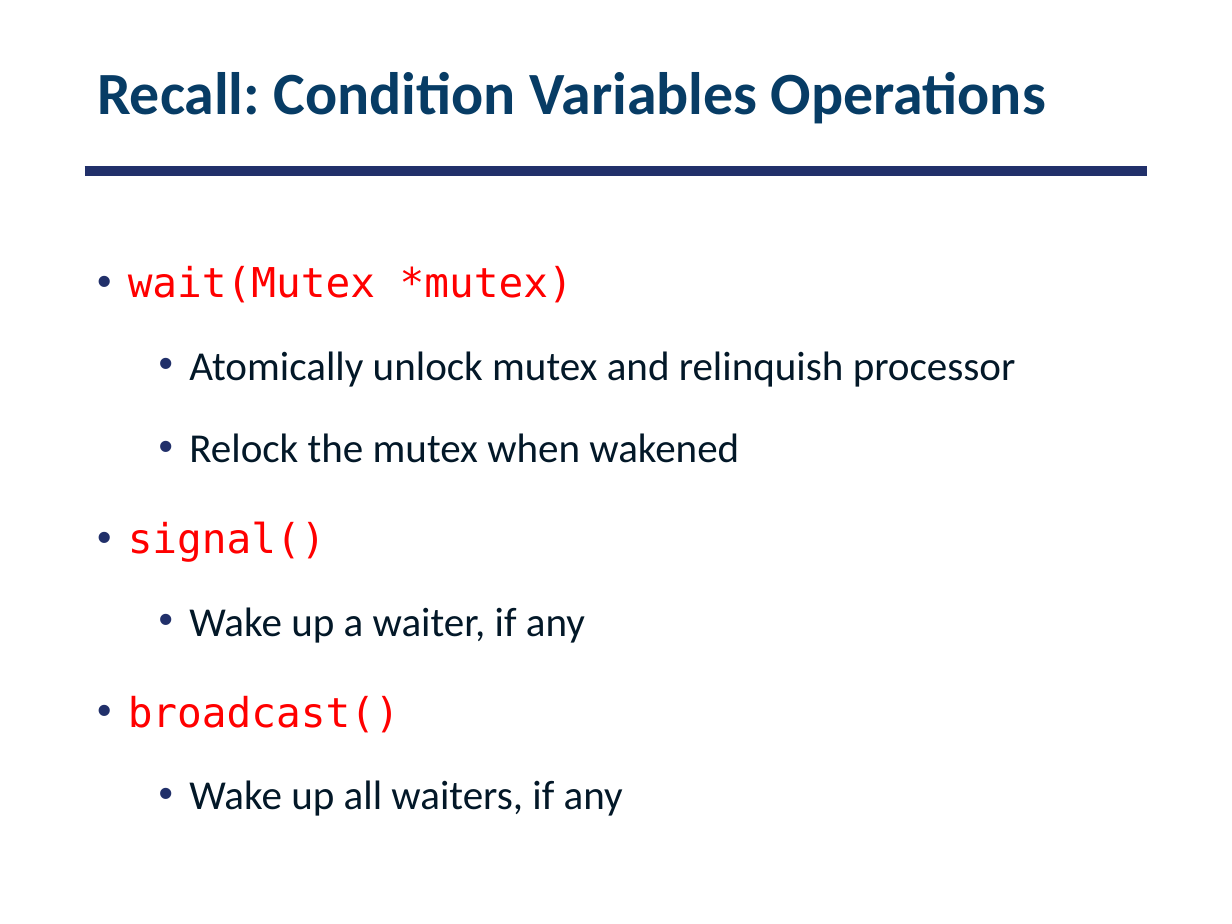
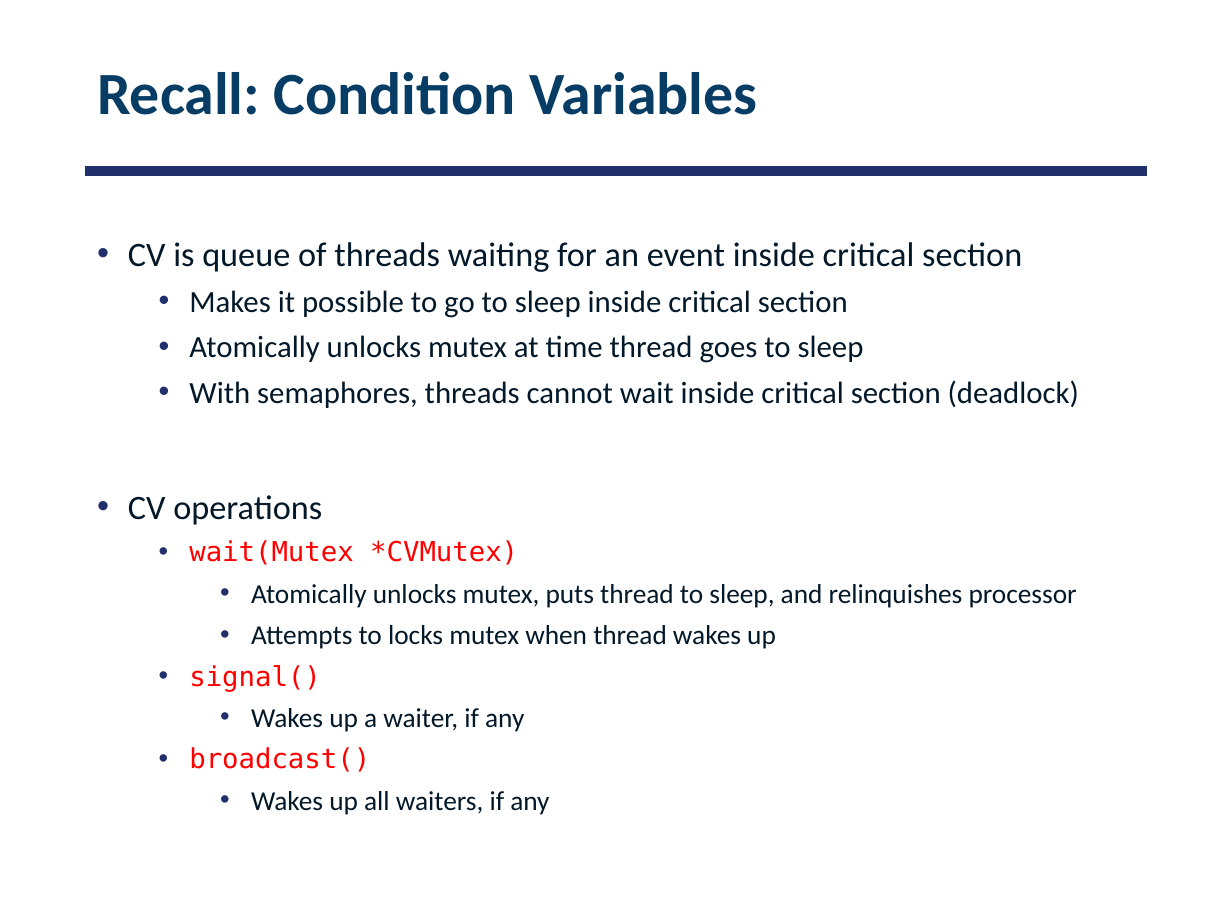
Before and after one commit to smajidzahedi/ECE350, a slide deck: slide 57 of Lectures/03-multithreaded.pptx (slide 50 before the commit). Drawn at 1232x924 pixels with LibreOffice and Linux fonts; fonts in the diff are those of the drawing. Boxes give left, top, right and bottom in pixels: in the first picture for what was removed or moved away, otherwise in the second. Text is boxed around its words. In the diff, an @@ line names an element or a change of style, - is before the commit and + after.

```diff
--- a/Lectures/03-multithreaded.pptx
+++ b/Lectures/03-multithreaded.pptx
@@ title at bbox=[97, 72, 757, 115]: text changed @@
-Recall: Condition Variables Operations
+Recall: Condition Variables
@@ text at bbox=[128, 242, 1079, 649]: text changed; size 24 to 18 pt @@
-• wait(Mutex *mutex)
-  • Atomically unlock mutex and relinquish processor
-  • Relock the mutex when wakened
+• CV is queue of threads waiting for an event inside critical section
+  • Makes it possible to go to sleep inside critical section
+  • Atomically unlocks mutex at time thread goes to sleep
+  • With semaphores, threads cannot wait inside critical section (deadlock)
+• CV operations
+  • wait(Mutex *CVMutex)
+    • Atomically unlocks mutex, puts thread to sleep, and relinquishes processor
+    • Attempts to locks mutex when thread wakes up
@@ text at bbox=[189, 665, 370, 772]: size 24 to 16 pt in "signal()", "broadcast()"; list level 1 to 2 in "signal()"; line spacing 1.5 to 1; list level 1 to 2 in "broadcast()" @@
@@ text at bbox=[251, 708, 524, 732]: text changed; size 24 to 16 pt @@
-  • Wake up a waiter, if any
+    • Wakes up a waiter, if any
@@ text at bbox=[251, 791, 549, 815]: text changed; size 24 to 16 pt @@
-  • Wake up all waiters, if any
+    • Wakes up all waiters, if any
```
Also in this commit, not shown: 14 other slides changed, 8 slides added, 1 other file.
